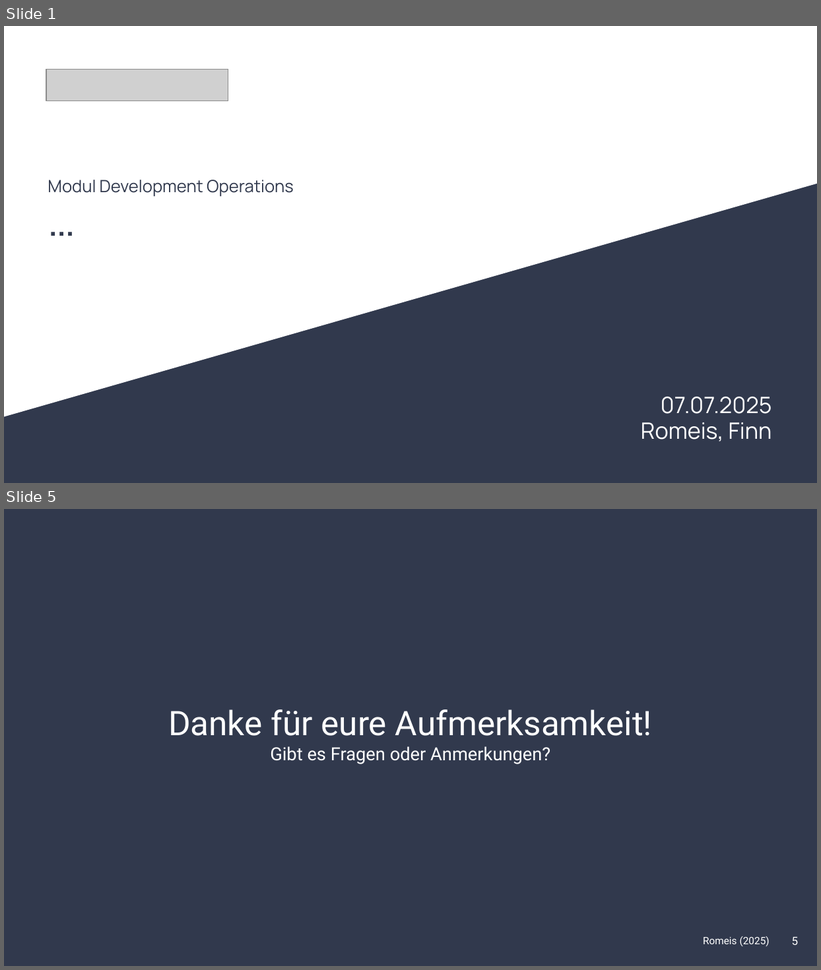
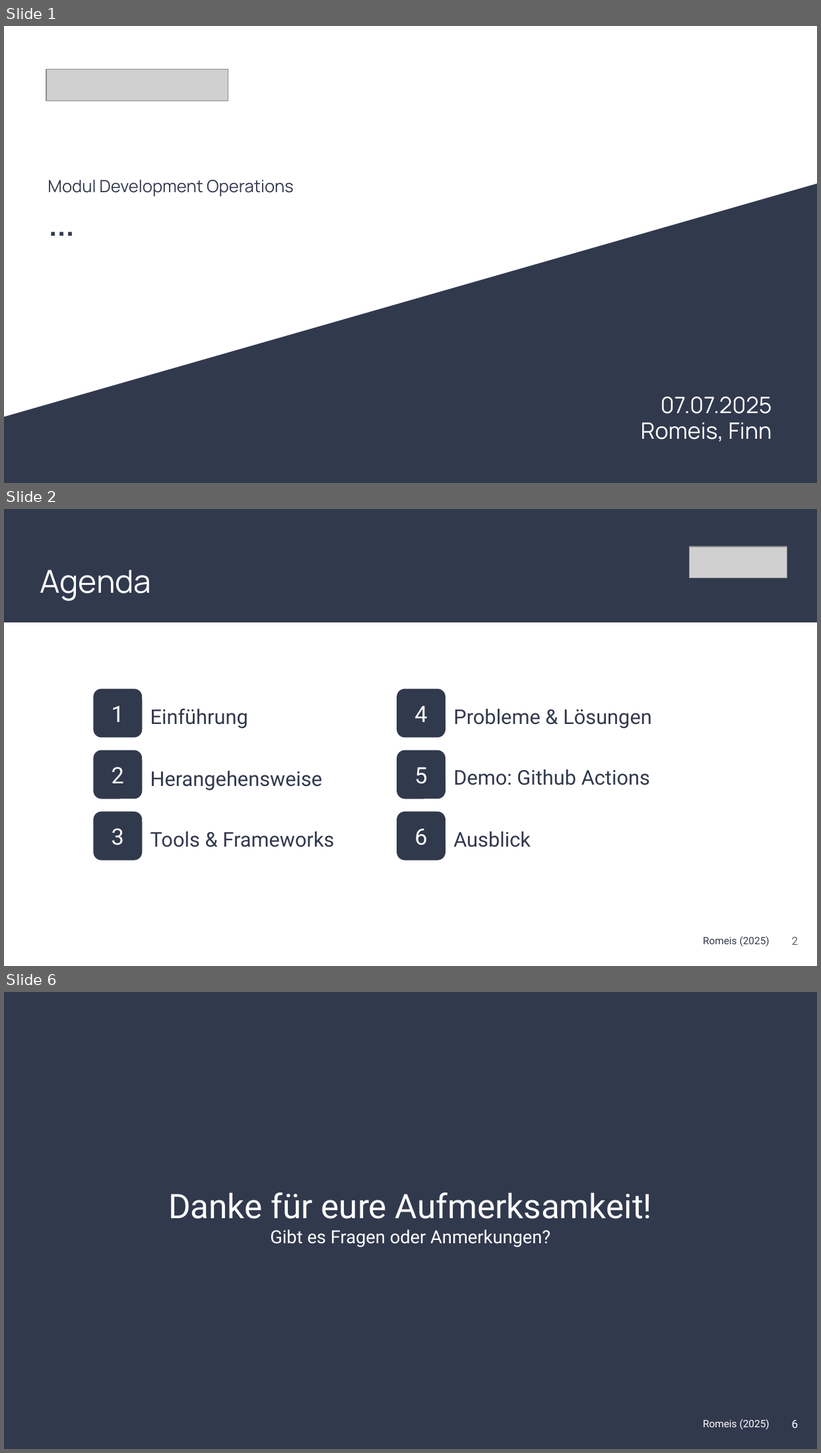
Before and after one commit to FiJoRom/DevOps-Task-Manager, a slide deck: Präsentation_DevOps_Romeis.pptx. Shown one above the other, each under a label of ours: slides 1 and 5 before the commit, slides 1, 2 and 6 after it; the slides between them are not shown. The pictures are 821x970 and 821x1453 pixels, drawn with LibreOffice and Linux fonts; fonts in the diff are those of the drawing; grey boxes stand for pictures. Boxes give left, top, right and bottom in pixels: in the first picture for what was removed or moved away, otherwise in the second. Text is boxed around its words. In the diff, an @@ line names an element or a change of style, - is before the commit and + after.

Commit message:
Agenda und Einführung

```diff
--- a/Präsentation_DevOps_Romeis.pptx
+++ b/Präsentation_DevOps_Romeis.pptx
@@ slide 2 added at box(4, 509, 817, 966), background #FFFFFF @@
@@ rectangle added at box(4, 509, 817, 623), fill #31394D @@
@@ picture added at box(690, 547, 787, 578) @@
@@ title added at box(40, 570, 151, 601), 28 pt, text #FFFFFF @@
+Agenda
@@ rounded rectangle added at box(94, 689, 142, 737), fill #31394D, 20 pt, text #FFFFFF @@
+1
@@ rounded rectangle added at box(397, 689, 446, 737), fill #31394D, 20 pt, text #FFFFFF @@
+4
@@ text added at box(151, 708, 248, 729), 18 pt, text #31394D @@
+Einführung
@@ text added at box(453, 709, 652, 729), 18 pt, text #31394D @@
+Probleme & Lösungen
@@ rounded rectangle added at box(94, 751, 142, 799), fill #31394D, 20 pt, text #FFFFFF @@
+2
@@ rounded rectangle added at box(397, 751, 446, 799), fill #31394D, 20 pt, text #FFFFFF @@
+5
@@ text added at box(151, 771, 323, 791), 18 pt, text #31394D @@
+Herangehensweise
@@ text added at box(453, 770, 650, 786), 18 pt, text #31394D @@
+Demo: Github Actions
@@ rounded rectangle added at box(94, 811, 142, 860), fill #31394D, 20 pt, text #FFFFFF @@
+3
@@ rounded rectangle added at box(397, 811, 446, 860), fill #31394D, 20 pt, text #FFFFFF @@
+6
@@ text added at box(151, 832, 334, 848), 18 pt, text #31394D @@
+Tools & Frameworks
@@ text added at box(453, 832, 531, 848), 18 pt, text #31394D @@
+Ausblick
@@ text added at box(703, 937, 770, 947), 9 pt, text #31394D @@
+Romeis (2025)
@@ page number added at box(792, 937, 799, 945), 10 pt, text #666666 @@
+2
@@ what was slide 5 is now slide 6 @@
@@ page number at box(792, 1420, 799, 1428): text changed @@
-5
+6
```
Also in this commit, not shown: 2 slides changed, 1 other slide added, 1 slide removed.
